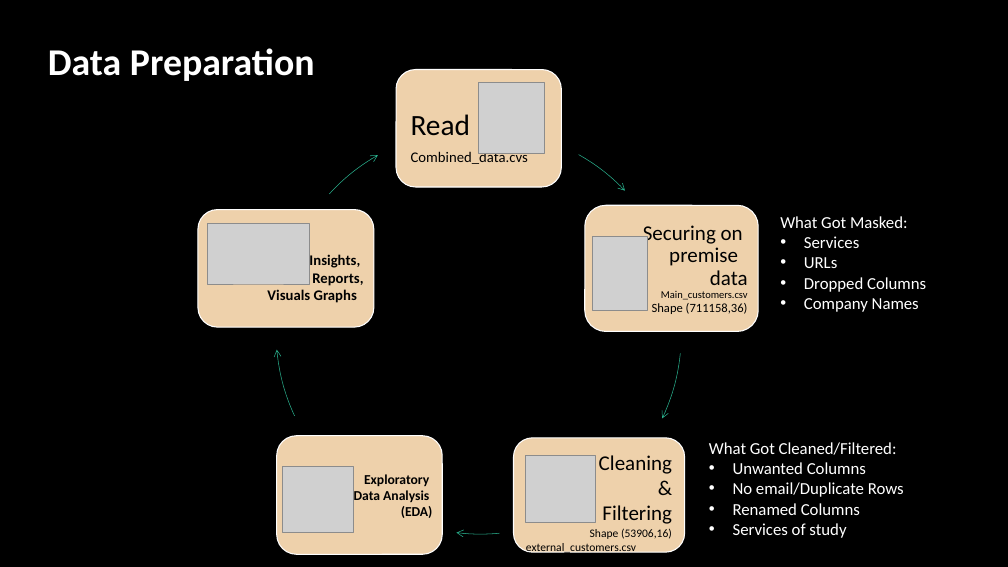
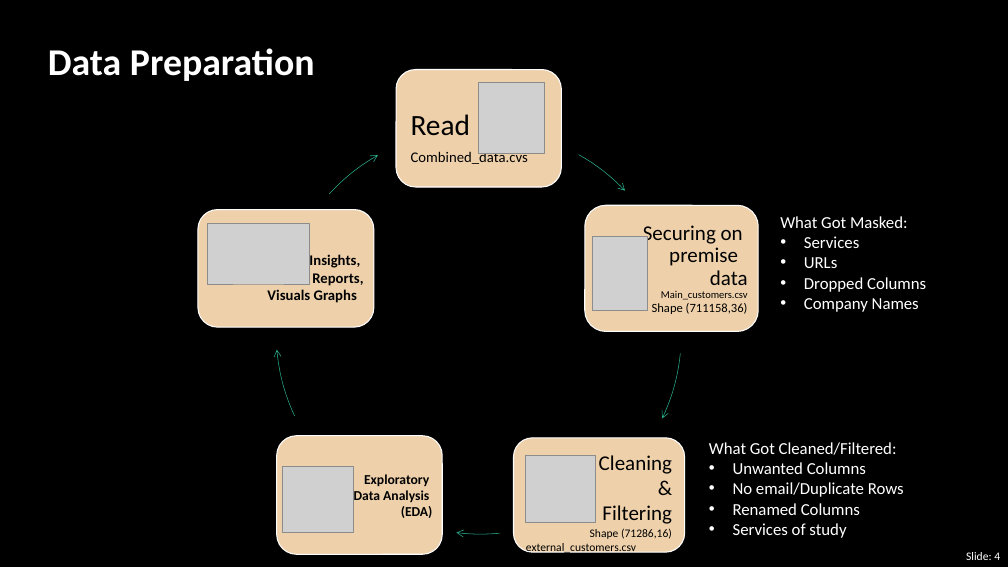
Before and after one commit to AnjaliMangal/MQL-Project-Main, a slide deck: slide 4 of Project1-Final-Files/Presenting_DataGuru.pptx. Drawn at 1008x567 pixels with LibreOffice and Linux fonts; fonts in the diff are those of the drawing; grey boxes stand for pictures. Boxes give left, top, right and bottom in pixels: in the first picture for what was removed or moved away, otherwise in the second. Text is boxed around its words. In the diff, an @@ line names an element or a change of style, - is before the commit and + after.

```diff
--- a/Project1-Final-Files/Presenting_DataGuru.pptx
+++ b/Project1-Final-Files/Presenting_DataGuru.pptx
@@ text at (590,528,672,539): text changed @@
-Shape (53906,16)
+Shape (71286,16)
@@ page number added at (966,552,1000,560), 11 pt, text #FFFFFF @@
+Slide: 4
```
Also in this commit, not shown: 13 other slides changed, 1 slide added.
